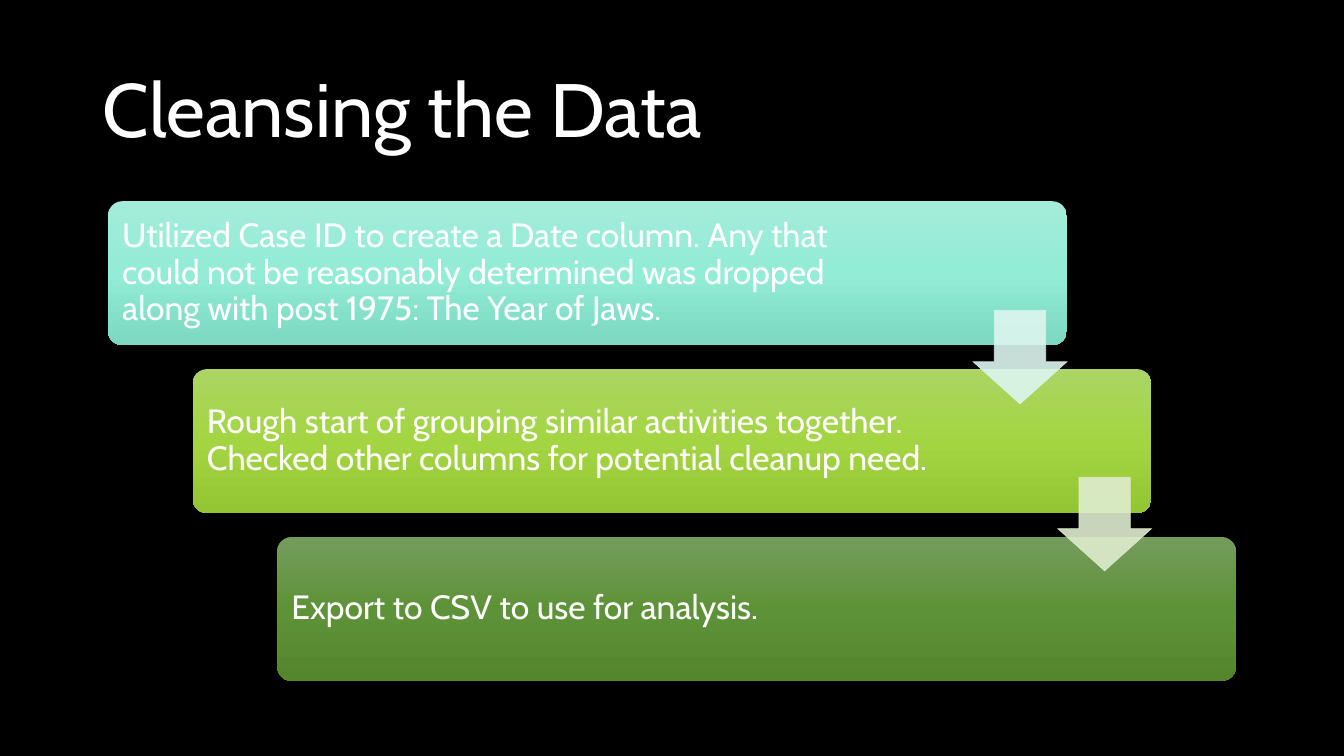
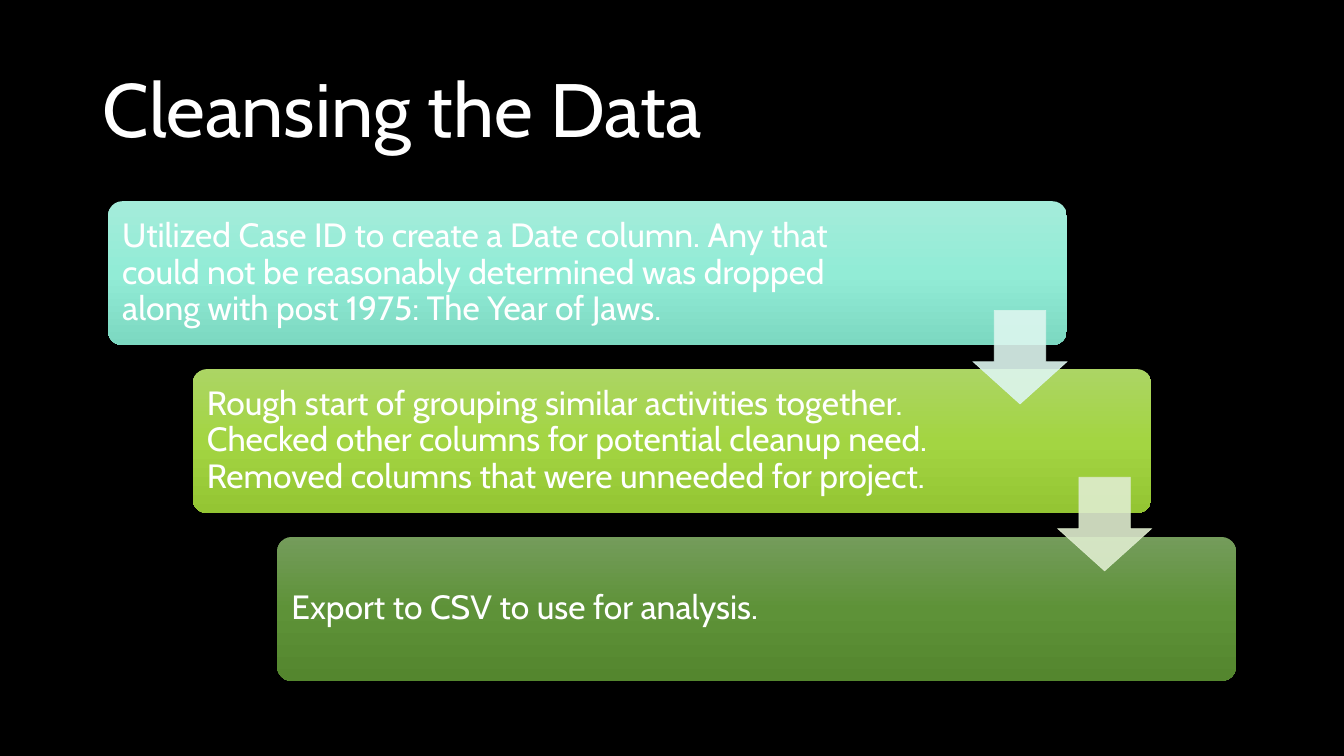
Before and after one commit to staceyj118/Shark-Attacks, a slide deck: slide 3 of Presentation.pptx. Drawn at 1344x756 pixels with LibreOffice and Linux fonts; fonts in the diff are those of the drawing; background and template pictures are left out. Boxes give left, top, right and bottom in pixels: in the first picture for what was removed or moved away, otherwise in the second. Text is boxed around its words. In the diff, an @@ line names an element or a change of style, - is before the commit and + after.

```diff
--- a/Presentation.pptx
+++ b/Presentation.pptx
@@ text at (207, 390, 927, 496): text changed @@
-Rough start of grouping similar activities together. Checked other columns for potential cleanup need.
+Rough start of grouping similar activities together. Checked other columns for potential cleanup need. Removed columns that were unneeded for project.
```
Also in this commit, not shown: 3 other slides changed, 3 slides added, 5 other files.
